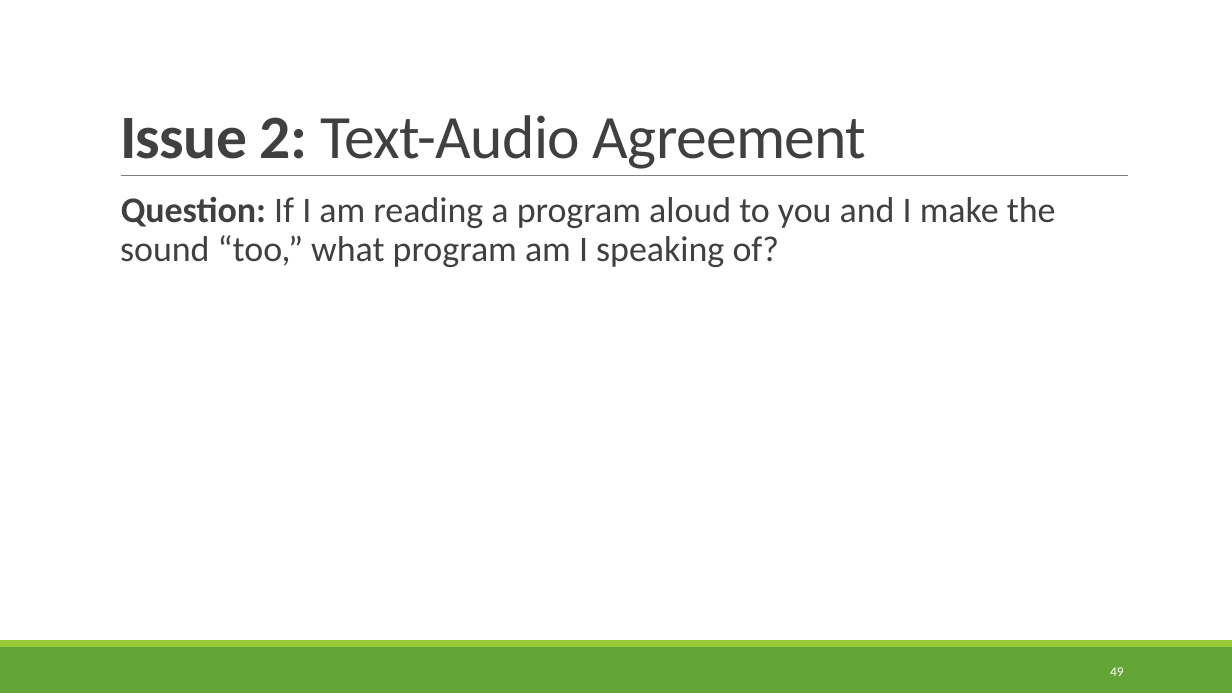
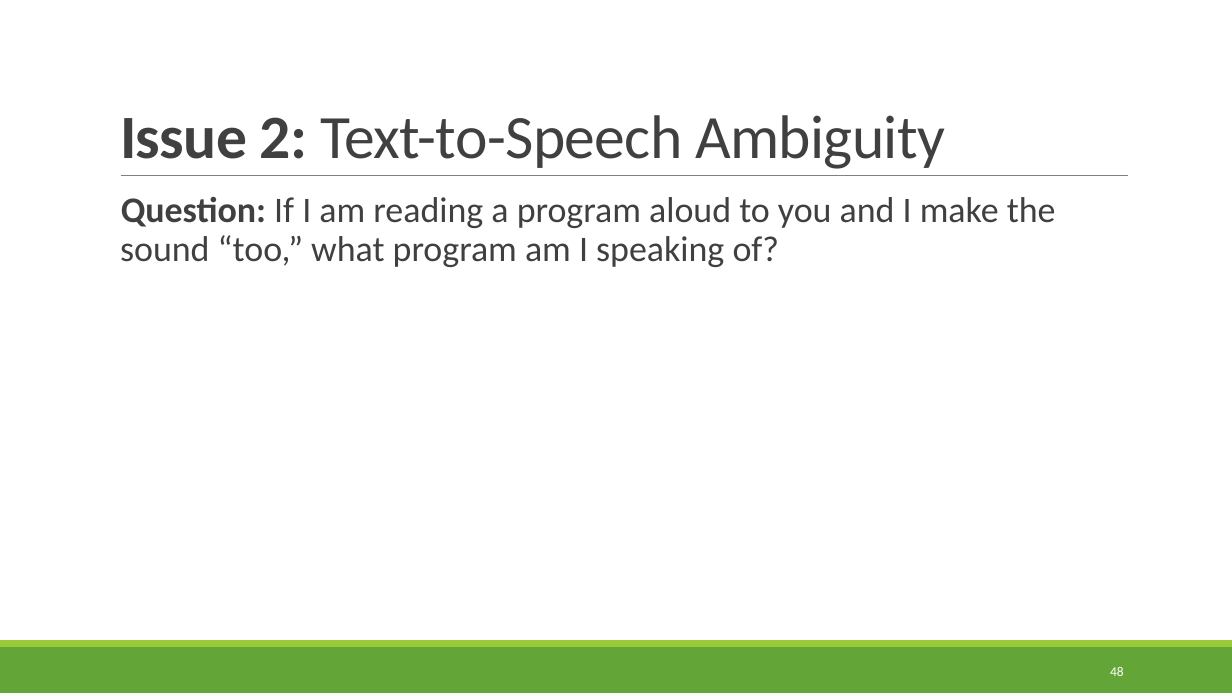
Before and after one commit to rbohrer/pl-course, a slide deck: slide 48 of LectureSlides/10GenderDisability.pptx (slide 49 before the commit). Drawn at 1232x693 pixels with LibreOffice and Linux fonts; fonts in the diff are those of the drawing. Boxes give left, top, right and bottom in pixels: in the first picture for what was removed or moved away, otherwise in the second. Text is boxed around its words. In the diff, an @@ line names an element or a change of style, - is before the commit and + after.

```diff
--- a/LectureSlides/10GenderDisability.pptx
+++ b/LectureSlides/10GenderDisability.pptx
@@ title at bbox=[120, 115, 945, 169]: text changed @@
-Issue 2: Text-Audio Agreement
+Issue 2: Text-to-Speech Ambiguity
@@ page number at bbox=[1110, 667, 1124, 676]: text changed @@
-49
+48
```
Also in this commit, not shown: 2 other slides changed, 1 slide removed.
